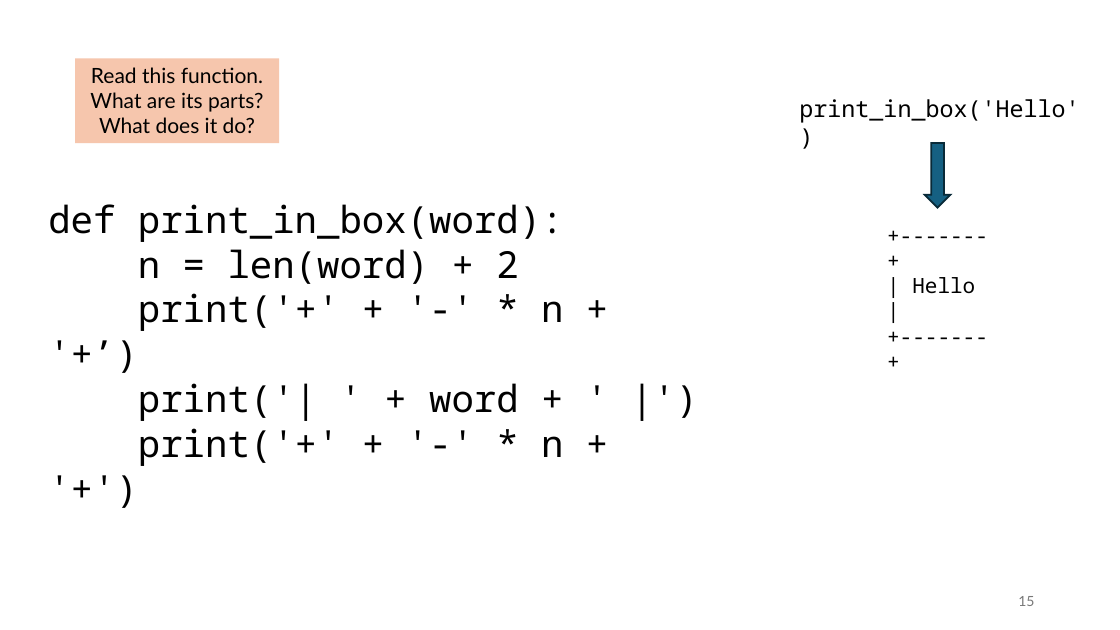
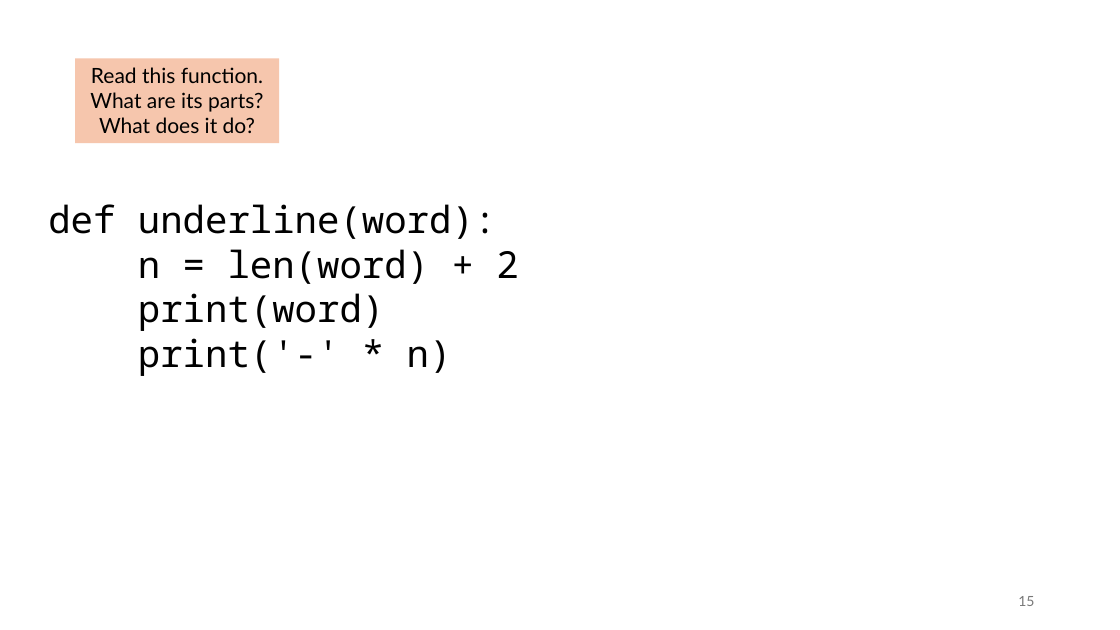
Before and after one commit to tjd1234/cmpt120spring2026, a slide deck: slide 15 of lecture_notes/chapter3/chapter3.pptx. Drawn at 1120x630 pixels with LibreOffice and Linux fonts; fonts in the diff are those of the drawing. Boxes give left, top, right and bottom in pixels: in the first picture for what was removed or moved away, otherwise in the second. Text is boxed around its words. In the diff, an @@ line names an element or a change of style, - is before the commit and + after.

```diff
--- a/lecture_notes/chapter3/chapter3.pptx
+++ b/lecture_notes/chapter3/chapter3.pptx
@@ text removed at box(799, 99, 1079, 123) @@
-print_in_box('Hello')
@@ down arrow removed at box(925, 143, 951, 208) @@
@@ text at box(48, 204, 496, 239): text changed @@
-def print_in_box(word):
+def underline(word):
@@ text at box(138, 293, 452, 376): text changed @@
-print('+' + '-' * n + '+’)
-print('| ' + word + ' |')
-print('+' + '-' * n + '+')
+print(word)
+print('-' * n)
@@ text removed at box(912, 277, 975, 294) @@
-+-------+
-| Hello |
-+-------+
```
Also in this commit, not shown: 4 other slides changed, 5 slides added, 11 slides removed, 1 other file.
